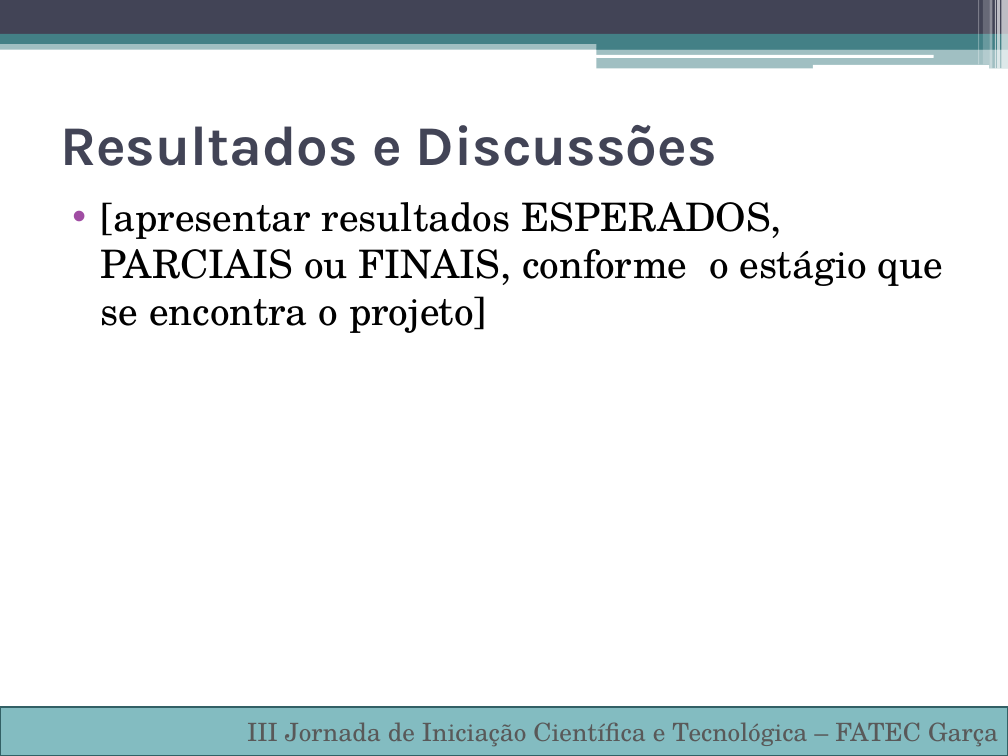
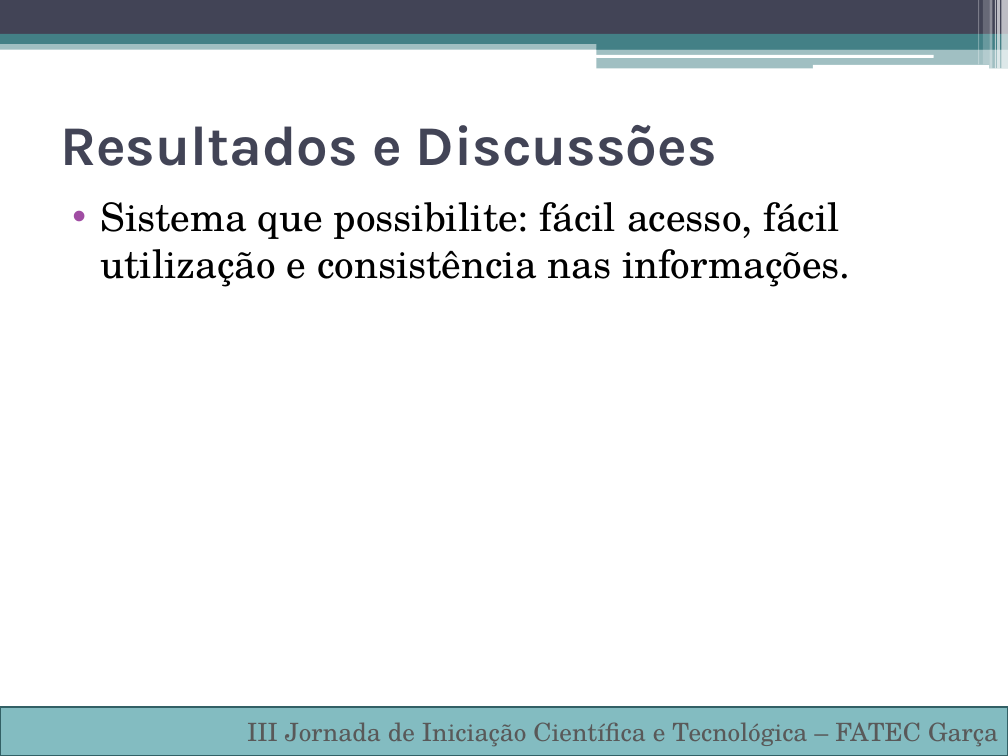
Before and after one commit to Cardoso976/V-Termo, a slide deck: slide 7 of TCC/III Jornada de Iniciação Científica e Tecnológica Tempate–2018.pptx (slide 6 before the commit). Drawn at 1008x756 pixels with LibreOffice and Linux fonts; fonts in the diff are those of the drawing. Boxes give left, top, right and bottom in pixels: in the first picture for what was removed or moved away, otherwise in the second. Text is boxed around its words. In the diff, an @@ line names an element or a change of style, - is before the commit and + after.

```diff
--- a/TCC/III Jornada de Iniciação Científica e Tecnológica Tempate–2018.pptx
+++ b/TCC/III Jornada de Iniciação Científica e Tecnológica Tempate–2018.pptx
@@ text at [101, 202, 850, 287]: text changed @@
-• [apresentar resultados ESPERADOS, PARCIAIS ou FINAIS, conforme o estágio que se encontra o projeto]
+• Sistema que possibilite: fácil acesso, fácil utilização e consistência nas informações.
```
Also in this commit, not shown: 7 other slides changed, 1 slide added, 4 other files.
